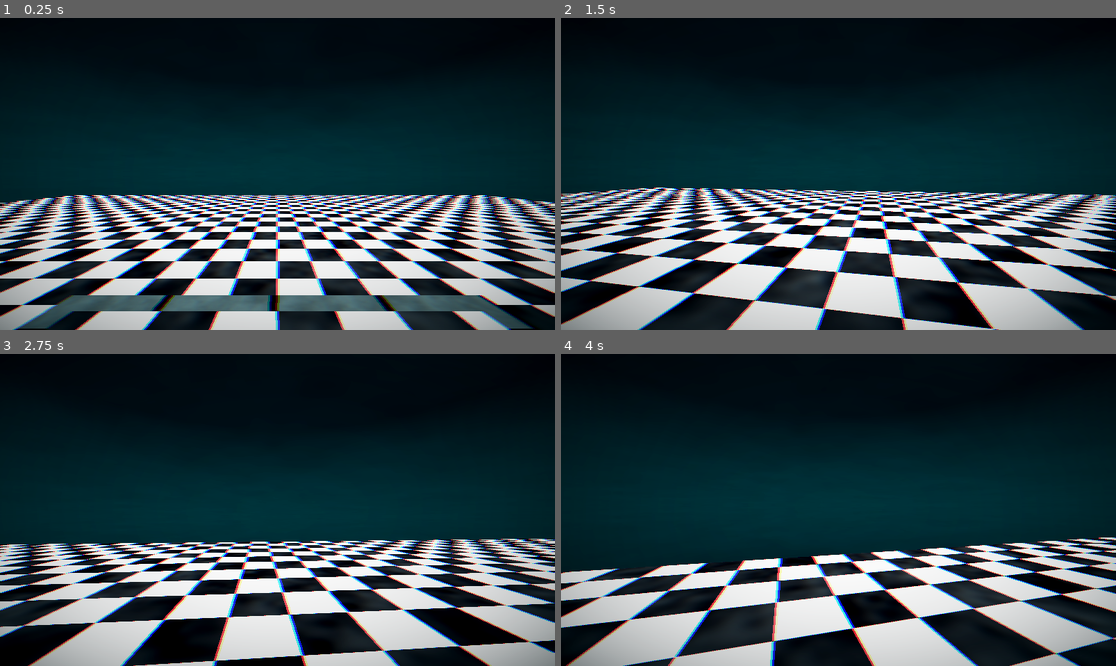
Above: before the commit, frames 1-4 (two rows, left to right).
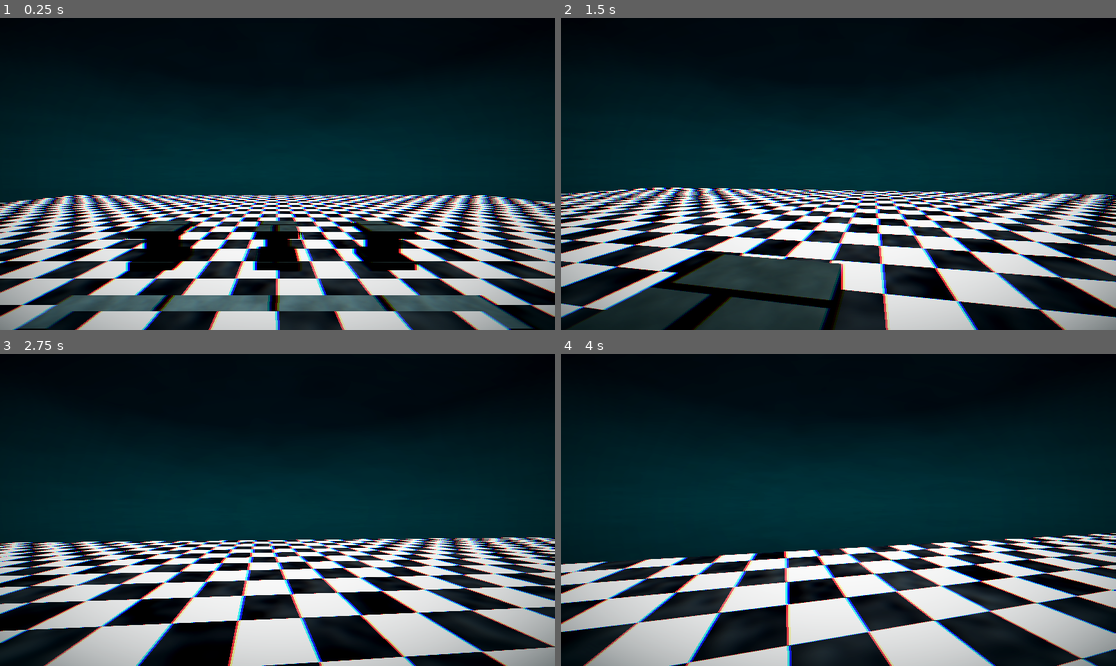
Above: after the commit, the same moments.

Repository: moonwavestudios/Voidscape
Game: Godot game, scene res://main.tscn
The game is run twice, just before and just after one commit, with the same random seed, the same clock (stepped at 60 frames per second) and the same inputs.
Inputs (mouse positions are in pixels of both pictures, inside the frame that each line leads up to):
- Up to frame 1 (0.25 s): no input
- Up to frame 2 (1.5 s): tap Enter (ui_accept) at 0.5, 0.77 s; move the mouse to (866, 174) at 0.52 s; hold Up (ui_up) from 0.53 s (still down); tap E (dash) at 0.6, 1.35 s; move the mouse to (810, 174) at 1.27 s
- Up to frame 3 (2.75 s): keep holding Up (ui_up); tap Enter (ui_accept) at 1.52 s; move the mouse to (288, 503) at 2.02 s; tap E (dash) at 2.1 s
- Up to frame 4 (4 s): keep holding Up (ui_up); move the mouse to (832, 516) at 2.77 s; tap E (dash) at 2.85, 3.6 s; tap Enter (ui_accept) at 3.02, 3.77 s; move the mouse to (877, 513) at 3.52 s

The runs differ from the first frame. In frame 1, 3.7% of the frame differs, in the area x 22-76%, y 65-82%; in frame 2, 30%, in the area x 0-100%, y 54-100%; in frame 3, 17%; in frame 4, 15%.

Commit message:
added podiums

Diff:
--- a/scenes/idk.tscn
+++ b/scenes/idk.tscn
@@ -51,6 +51,146 @@
 [sub_resource type="BoxMesh" id="BoxMesh_5ka3i"]
 material = SubResource("ShaderMaterial_qhmgb")
 
+[sub_resource type="BoxShape3D" id="BoxShape3D_i65in"]
+size = Vector3(1.1926613, 1.0319824, 1.2164001)
+
+[sub_resource type="Shader" id="Shader_f0r8y"]
+code = "shader_type spatial;
+
+uniform vec4 stone_light : source_color = vec4(0.35, 0.75, 0.72, 1.0);
+uniform vec4 stone_dark : source_color = vec4(0.04, 0.14, 0.16, 1.0);
+uniform vec4 grout_color : source_color = vec4(0.02, 0.08, 0.10, 1.0);
+uniform float tile_size : hint_range(0.1, 10.0) = 1.0;
+uniform float roughness_base : hint_range(0.0, 1.0) = 0.7;
+uniform float wetness : hint_range(0.0, 1.0) = 0.55;
+uniform float caustic_strength : hint_range(0.0, 1.0) = 0.18;
+uniform float caustic_speed : hint_range(0.0, 2.0) = 0.35;
+uniform float grout_width : hint_range(0.0, 0.5) = 0.07;
+uniform float teal_shift : hint_range(0.0, 1.0) = 0.6;
+
+float hash(vec2 p) {
+	return fract(sin(dot(p, vec2(127.1, 311.7))) * 43758.5453);
+}
+
+float hash1(float n) {
+	return fract(sin(n) * 43758.5453);
+}
+
+float noise(vec2 p) {
+	vec2 i = floor(p);
+	vec2 f = fract(p);
+	f = f * f * (3.0 - 2.0 * f);
+	float a = hash(i);
+	float b = hash(i + vec2(1.0, 0.0));
+	float c = hash(i + vec2(0.0, 1.0));
+	float d = hash(i + vec2(1.0, 1.0));
+	return mix(mix(a, b, f.x), mix(c, d, f.x), f.y);
+}
+
+float fbm(vec2 p) {
+	float v = 0.0;
+	float a = 0.5;
+	for (int i = 0; i < 4; i++) {
+		v += a * noise(p);
+		p *= 2.1;
+		a *= 0.5;
+	}
+	return v;
+}
+
+float caustics(vec2 uv, float t) {
+	float n1 = noise(uv * 2.0 + vec2(t * 0.5, t * 0.3));
+	float n2 = noise(uv * 4.0 - vec2(t * 0.4, t * 0.6));
+	float n3 = noise(uv * 8.0 + vec2(t * 0.2, t * 0.7));
+	return n1 * 0.5 + n2 * 0.3 + n3 * 0.2;
+}
+
+vec2 brick_uv(vec2 world_xz, float bw, float bh, float offset) {
+	float row = floor(world_xz.y / bh);
+	float shift = mod(row, 2.0) * offset;
+	float col = floor((world_xz.x + shift) / bw);
+	vec2 local = vec2(
+		fract((world_xz.x + shift) / bw),
+		fract(world_xz.y / bh)
+	);
+	return local;
+}
+
+varying vec3 world_pos;
+varying vec3 world_normal;
+
+void vertex() {
+	world_pos = (MODEL_MATRIX * vec4(VERTEX, 1.0)).xyz;
+	world_normal = normalize((MODEL_MATRIX * vec4(NORMAL, 0.0)).xyz);
+}
+
+void fragment() {
+	float bw = tile_size * 2.0;
+	float bh = tile_size;
+
+	vec2 xz = world_pos.xz;
+	vec2 xy = world_pos.xy;
+	vec2 zy = world_pos.zy;
+
+	vec3 blend = abs(world_normal);
+	blend = pow(blend, vec3(4.0));
+	blend /= blend.x + blend.y + blend.z + 0.001;
+
+	vec2 local_xz = brick_uv(xz / tile_size, 2.0, 1.0, 0.5);
+	vec2 local_xy = brick_uv(xy / tile_size, 2.0, 1.0, 0.5);
+	vec2 local_zy = brick_uv(zy / tile_size, 2.0, 1.0, 0.5);
+
+	float grout_xz = step(1.0 - grout_width, local_xz.x) + step(1.0 - grout_width, local_xz.y);
+	float grout_xy = step(1.0 - grout_width, local_xy.x) + step(1.0 - grout_width, local_xy.y);
+	float grout_zy = step(1.0 - grout_width, local_zy.x) + step(1.0 - grout_width, local_zy.y);
+	float grout = clamp(
+		grout_xz * blend.y + grout_xy * blend.z + grout_zy * blend.x,
+		0.0, 1.0
+	);
+
+	float stone_xz = fbm(xz / tile_size * 3.5 + 7.3);
+	float stone_xy = fbm(xy / tile_size * 3.5 + 2.1);
+	float stone_zy = fbm(zy / tile_size * 3.5 + 4.7);
+	float stone_detail = stone_xz * blend.y + stone_xy * blend.z + stone_zy * blend.x;
+
+	vec3 base = mix(stone_dark.rgb, stone_light.rgb, stone_detail);
+	base = mix(base, grout_color.rgb, grout);
+
+	float t = TIME * caustic_speed;
+	float caustic_val = caustics(xz / tile_size * 0.5, t);
+	vec3 teal = vec3(0.1, 0.9, 0.85);
+	base += teal * caustic_val * caustic_strength * (1.0 - grout);
+
+	float lum = dot(base, vec3(0.299, 0.587, 0.114));
+	base = mix(base, mix(vec3(lum), teal, 0.5) * (lum + 0.1), teal_shift * 0.4);
+
+	ALBEDO = clamp(base, 0.0, 1.0);
+	ROUGHNESS = mix(roughness_base, roughness_base * 0.3, wetness * (1.0 - grout));
+	METALLIC = 0.0;
+	SPECULAR = mix(0.1, 0.7, wetness * (1.0 - grout));
+}
+"
+
+[sub_resource type="ShaderMaterial" id="ShaderMaterial_5ka3i"]
+render_priority = 0
+shader = SubResource("Shader_f0r8y")
+shader_parameter/stone_light = Color(0.1656563, 0.16565642, 0.16565639, 1)
+shader_parameter/stone_dark = Color(0.30980393, 0.30980393, 0.30980393, 1)
+shader_parameter/grout_color = Color(0, 0, 0, 1)
+shader_parameter/tile_size = 1.0
+shader_parameter/roughness_base = 0.7
+shader_parameter/wetness = 0.0
+shader_parameter/caustic_strength = 0.0
+shader_parameter/caustic_speed = 0.35
+shader_parameter/grout_width = 0.07
+shader_parameter/teal_shift = 0.6
+
+[sub_resource type="BoxMesh" id="BoxMesh_i65in"]
+material = SubResource("ShaderMaterial_5ka3i")
+
+[sub_resource type="BoxMesh" id="BoxMesh_0lrh6"]
+material = SubResource("ShaderMaterial_5ka3i")
+
 [sub_resource type="BoxShape3D" id="BoxShape3D_htol6"]
 size = Vector3(49.45716, 0.20947266, 49.789673)
 
@@ -113,6 +253,54 @@
 transform = Transform3D(0.457, 0, 0, 0, 0.204, 0, 0, 0, 7.88, 0, 0, 0)
 mesh = SubResource("BoxMesh_5ka3i")
 
+[node name="CollisionShape3D7" type="CollisionShape3D" parent="StaticBody3D" unique_id=1014719106]
+transform = Transform3D(-4.371139e-08, 0, -1, 0, 1, 0, 1, 0, -4.371139e-08, -3.336247, 0.41125488, -5.9451423)
+shape = SubResource("BoxShape3D_i65in")
+
+[node name="MeshInstance3D" type="MeshInstance3D" parent="StaticBody3D/CollisionShape3D7" unique_id=236865398]
+transform = Transform3D(1.206994, 0, -3.5527137e-15, 0, 0.204, 0, 0, 0, 1.1903276, 0, -0.410043, 0)
+mesh = SubResource("BoxMesh_i65in")
+
+[node name="MeshInstance3D2" type="MeshInstance3D" parent="StaticBody3D/CollisionShape3D7" unique_id=226675693]
+transform = Transform3D(1.206994, 0, -3.5527137e-15, 0, 0.204, 0, 0, 0, 1.1903276, 0, 0.41110963, 0)
+mesh = SubResource("BoxMesh_i65in")
+
+[node name="MeshInstance3D3" type="MeshInstance3D" parent="StaticBody3D/CollisionShape3D7" unique_id=924010571]
+transform = Transform3D(0.69470626, 0, -1.7763568e-15, 0, 0.6878534, 0, 0, 0, 0.6689158, 0, 0.015579879, 0)
+mesh = SubResource("BoxMesh_0lrh6")
+
+[node name="CollisionShape3D8" type="CollisionShape3D" parent="StaticBody3D" unique_id=960623143]
+transform = Transform3D(-4.371139e-08, 0, -1, 0, 1, 0, 1, 0, -4.371139e-08, 0, 0.411, -5.945)
+shape = SubResource("BoxShape3D_i65in")
+
+[node name="MeshInstance3D" type="MeshInstance3D" parent="StaticBody3D/CollisionShape3D8" unique_id=225145772]
+transform = Transform3D(1.206994, 0, -3.5527137e-15, 0, 0.204, 0, 0, 0, 1.1903276, 0, -0.410043, 0)
+mesh = SubResource("BoxMesh_i65in")
+
+[node name="MeshInstance3D2" type="MeshInstance3D" parent="StaticBody3D/CollisionShape3D8" unique_id=662564474]
+transform = Transform3D(1.206994, 0, -3.5527137e-15, 0, 0.204, 0, 0, 0, 1.1903276, 0, 0.41110963, 0)
+mesh = SubResource("BoxMesh_i65in")
+
+[node name="MeshInstance3D3" type="MeshInstance3D" parent="StaticBody3D/CollisionShape3D8" unique_id=1853408205]
+transform = Transform3D(0.69470626, 0, -1.7763568e-15, 0, 0.6878534, 0, 0, 0, 0.6689158, 0, 0.015579879, 0)
+mesh = SubResource("BoxMesh_0lrh6")
+
+[node name="CollisionShape3D9" type="CollisionShape3D" parent="StaticBody3D" unique_id=468746754]
+transform = Transform3D(-4.371139e-08, 0, -1, 0, 1, 0, 1, 0, -4.371139e-08, 3.0637145, 0.411, -5.945)
+shape = SubResource("BoxShape3D_i65in")
+
+[node name="MeshInstance3D" type="MeshInstance3D" parent="StaticBody3D/CollisionShape3D9" unique_id=1297581946]
+transform = Transform3D(1.206994, 0, -3.5527137e-15, 0, 0.204, 0, 0, 0, 1.1903276, 0, -0.410043, 0)
+mesh = SubResource("BoxMesh_i65in")
+
+[node name="MeshInstance3D2" type="MeshInstance3D" parent="StaticBody3D/CollisionShape3D9" unique_id=1891035378]
+transform = Transform3D(1.206994, 0, -3.5527137e-15, 0, 0.204, 0, 0, 0, 1.1903276, 0, 0.41110963, 0)
+mesh = SubResource("BoxMesh_i65in")
+
+[node name="MeshInstance3D3" type="MeshInstance3D" parent="StaticBody3D/CollisionShape3D9" unique_id=806326203]
+transform = Transform3D(0.69470626, 0, -1.7763568e-15, 0, 0.6878534, 0, 0, 0, 0.6689158, 0, 0.015579879, 0)
+mesh = SubResource("BoxMesh_0lrh6")
+
 [node name="CollisionShape3D2" type="CollisionShape3D" parent="StaticBody3D" unique_id=1339676114]
 transform = Transform3D(1, 0, 0, 0, 1, 0, 0, 0, 1, 0.1195488, -0.24106741, -0.0119018555)
 shape = SubResource("BoxShape3D_htol6")
